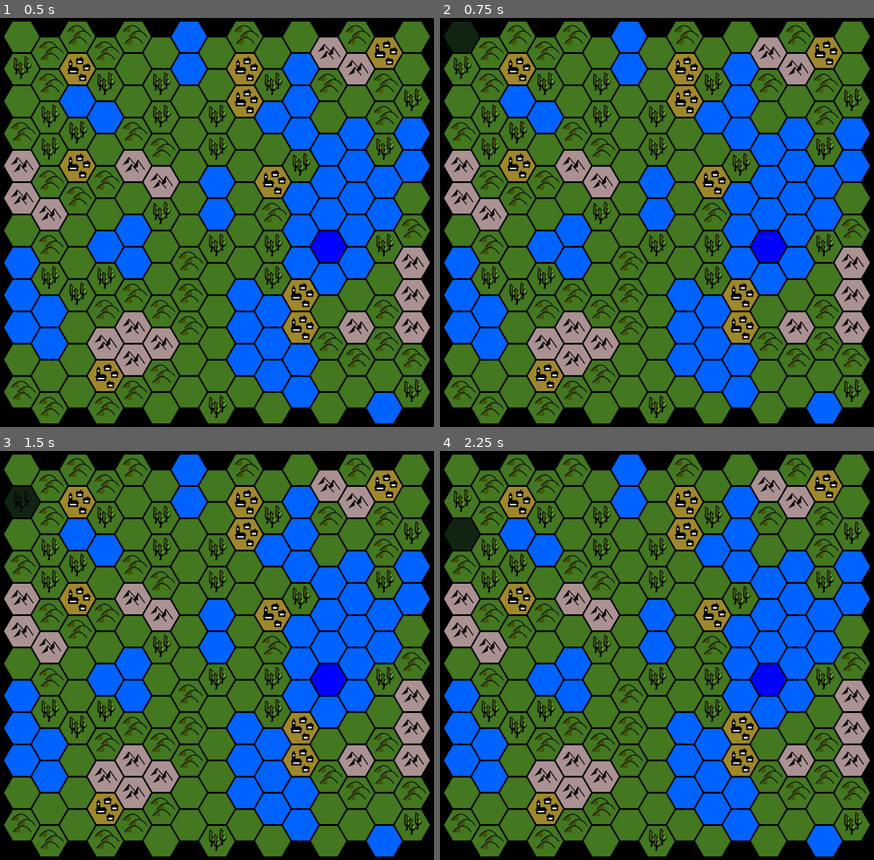
Above: before the commit, frames 1-4 (two rows, left to right).
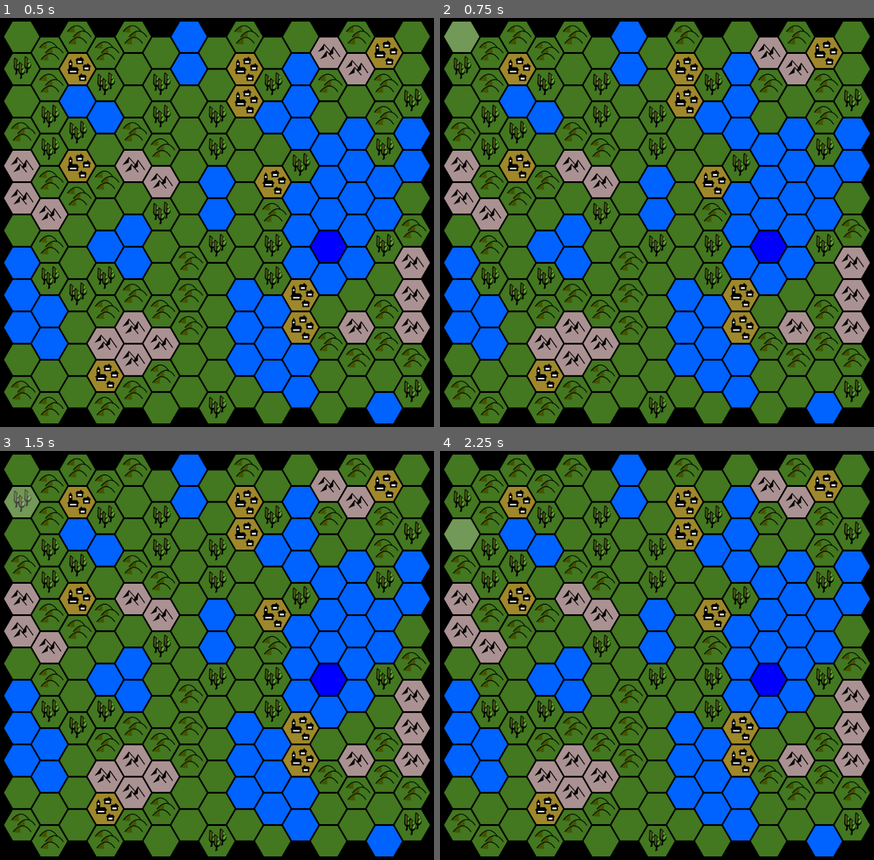
Above: after the commit, the same moments.

Repository: Liagson/HexiMaps
Game: Godot game, scene res://scenes/Game.tscn
The game is run twice, just before and just after one commit, with the same random seed, the same clock (stepped at 60 frames per second) and the same inputs.
Inputs (mouse positions are in pixels of both pictures, inside the frame that each line leads up to):
- Up to frame 1 (0.5 s): no input
- Up to frame 2 (0.75 s): tap Enter at 0.5 s; move the mouse to (461, 38) at 0.52 s
- Up to frame 3 (1.5 s): tap Space at 1.25 s; move the mouse to (21, 500) at 1.27 s
- Up to frame 4 (2.25 s): tap Enter at 2 s; move the mouse to (461, 532) at 2.02 s

Frame 1 is identical in both runs. In frame 2, 0.5% of the frame differs, in the area x 0-10%, y 0-9%; in frame 3, 0.5%; in frame 4, 0.5%.

Commit message:
Better hover effects

Diff:
--- a/scenes/Tile.tscn
+++ b/scenes/Tile.tscn
@@ -1,16 +1,21 @@
-[gd_scene load_steps=4 format=2]
+[gd_scene load_steps=5 format=2]
 
 [ext_resource path="res://tiles/svgs/green_field.svg" type="Texture" id=1]
 [ext_resource path="res://scripts/Tile.gd" type="Script" id=2]
+[ext_resource path="res://tiles/pngs/hover_tile.png" type="Texture" id=3]
 
 [sub_resource type="CircleShape2D" id=1]
 radius = 35.0359
 
-[node name="Node2D" type="Node2D"]
+[node name="Tile" type="Node2D"]
 script = ExtResource( 2 )
 
 [node name="Background" type="Sprite" parent="."]
 texture = ExtResource( 1 )
+
+[node name="SelectionSprite" type="Sprite" parent="."]
+visible = false
+texture = ExtResource( 3 )
 
 [node name="InnerArea2D" type="Area2D" parent="."]
 
--- a/scripts/Tile.gd
+++ b/scripts/Tile.gd
@@ -1,11 +1,12 @@
 extends Node2D
 onready var background = $Background
+onready var selectionSprite = $SelectionSprite
 
 func _ready():
 	pass # Replace with function body.
 
 func _on_Area2D_mouse_entered():
-	background.modulate = "3e5085"
+	selectionSprite.visible = true
 
 func _on_Area2D_mouse_exited():
-	background.modulate = "ffffff"
+	selectionSprite.visible = false
--- a/scripts/mapCreation/TileGeoInfo.gd
+++ b/scripts/mapCreation/TileGeoInfo.gd
@@ -7,7 +7,8 @@
 	forest_standard,
 	town,
 	crop_field,
-	corn_field
+	corn_field,
+	tile_hover
 }
 
 const tileTextures = {
@@ -19,7 +20,8 @@
 	TileTipe.hills_green : "res://tiles/pngs/hills_(green).png",
 	TileTipe.mountains : "res://tiles/pngs/mountains.png",
 	TileTipe.forest_standard : "res://tiles/pngs/forest_(standard).png",
-	TileTipe.town : "res://tiles/pngs/town.png"
+	TileTipe.town : "res://tiles/pngs/town.png",
+	TileTipe.tile_hover : "res://tiles/pngs/hover_tile.png"
 }
 
 static func isTileBuildable(geotipe):
--- /dev/null
+++ b/tiles/svgs/hover_tile.svg
@@ -0,0 +1,85 @@
+<?xml version="1.0" encoding="UTF-8" standalone="no"?>
+<!-- Created with Inkscape (http://www.inkscape.org/) -->
+
+<svg
+   xmlns:dc="http://purl.org/dc/elements/1.1/"
+   xmlns:cc="http://creativecommons.org/ns#"
+   xmlns:rdf="http://www.w3.org/1999/02/22-rdf-syntax-ns#"
+   xmlns:svg="http://www.w3.org/2000/svg"
+   xmlns="http://www.w3.org/2000/svg"
+   xmlns:sodipodi="http://sodipodi.sourceforge.net/DTD/sodipodi-0.dtd"
+   xmlns:inkscape="http://www.inkscape.org/namespaces/inkscape"
+   width="22.577778mm"
+   height="19.552929mm"
+   viewBox="0 0 80 69.282031"
+   id="svg10172"
+   version="1.1"
+   inkscape:version="0.91 r13725"
+   sodipodi:docname="hover_tile.svg">
+  <defs
+     id="defs10174" />
+  <sodipodi:namedview
+     id="base"
+     pagecolor="#ffffff"
+     bordercolor="#666666"
+     borderopacity="1.0"
+     inkscape:pageopacity="0.0"
+     inkscape:pageshadow="2"
+     inkscape:zoom="5.6"
+     inkscape:cx="-1.8790081"
+     inkscape:cy="35.611261"
+     inkscape:document-units="px"
+     inkscape:current-layer="g5911-2"
+     showgrid="false"
+     inkscape:window-width="1920"
+     inkscape:window-height="1017"
+     inkscape:window-x="-8"
+     inkscape:window-y="-8"
+     inkscape:window-maximized="1"
+     fit-margin-top="0"
+     fit-margin-left="0"
+     fit-margin-right="0"
+     fit-margin-bottom="0" />
+  <metadata
+     id="metadata10177">
+    <rdf:RDF>
+      <cc:Work
+         rdf:about="">
+        <dc:format>image/svg+xml</dc:format>
+        <dc:type
+           rdf:resource="http://purl.org/dc/dcmitype/StillImage" />
+        <dc:title />
+      </cc:Work>
+    </rdf:RDF>
+  </metadata>
+  <g
+     inkscape:label="Capa 1"
+     inkscape:groupmode="layer"
+     id="layer1"
+     transform="translate(-55.071082,-592.72046)">
+    <g
+       id="g5911-2"
+       transform="matrix(0.16364352,0,0,0.16364352,279.91153,193.65737)"
+       inkscape:export-xdpi="90"
+       inkscape:export-ydpi="90">
+      <path
+         d="m -885.09738,2650.2981 -122.21692,211.6858 -244.4337,0 -122.2169,-211.6858 122.2169,-211.6858 244.4337,0 z"
+         inkscape:randomized="0"
+         inkscape:rounded="0"
+         inkscape:flatsided="true"
+         sodipodi:arg2="0.52359878"
+         sodipodi:arg1="0"
+         sodipodi:r2="211.68584"
+         sodipodi:r1="244.43375"
+         sodipodi:cy="2650.2981"
+         sodipodi:cx="-1129.5311"
+         sodipodi:sides="6"
+         id="path4244-1-65-5-2"
+         style="opacity:1;fill:#ffffff;fill-opacity:0.25098041;stroke:none;stroke-width:25;stroke-miterlimit:4;stroke-dasharray:none;stroke-opacity:1"
+         sodipodi:type="star"
+         inkscape:export-filename="d:\Alberto\Documents\Godot\HexiMaps\tiles\pngs\town.png"
+         inkscape:export-xdpi="90"
+         inkscape:export-ydpi="90" />
+    </g>
+  </g>
+</svg>
Binary file added: tiles/pngs/hover_tile.png
Not shown, added: tiles/pngs/hover_tile.png.import
Not shown, added: tiles/svgs/hover_tile.svg.import
